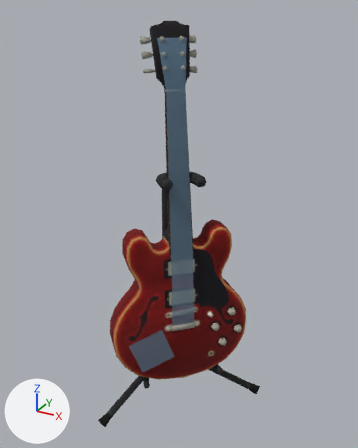
The glTF model app/static/room/models/f1645.glb as it was, and as the next commit left it.
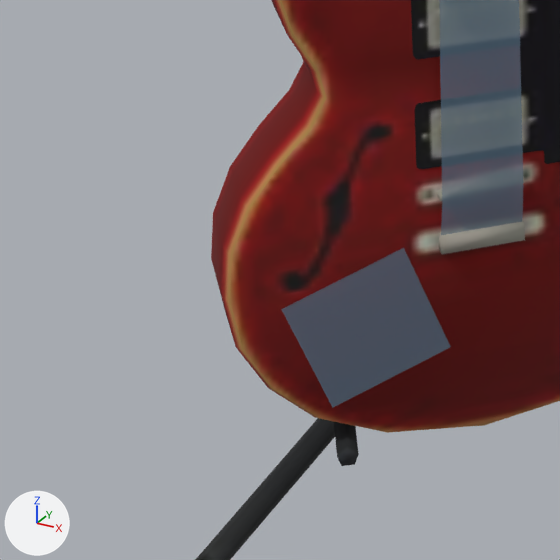
Each version appears first whole from a 50 mm lens placed at (7.93, -14.4, 15.31), pointed at (-0.24, 0.44, 7.89), and next in a close-up on the part from 15% to 57% of the width and 59% to 92% of the height. Arrows for +X, +Y and +Z are at lower left; the lights stay in place. The older version's two pictures come first. Where no turn or scale is listed for an object, it has been applied to the vertices. Vertices at exactly the same position are counted once.

The older version as bpy lines, for what is in view:
```python
me_mesh_0 = bpy.data.meshes.new('Mesh_0')
me_mesh_0.from_pydata(...)  # 727 vertices, 1195 faces; spans x 0.0..6.25, y -6.25..0.0, z 0.0..14.9
# faces by material slot: [1185, 10]
me_mesh_0.materials.append(mat_mrebody)
me_mesh_0.materials.append(mat_mrefabric)  # blue #6f8fa8
ob_mesh_0 = bpy.data.objects.new('Mesh_0', me_mesh_0)
ob_mesh_0.location = (-3.35, 3.35, -0.02)
```
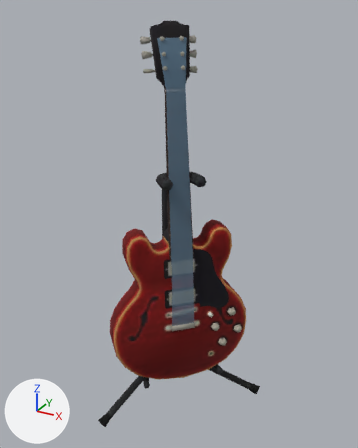
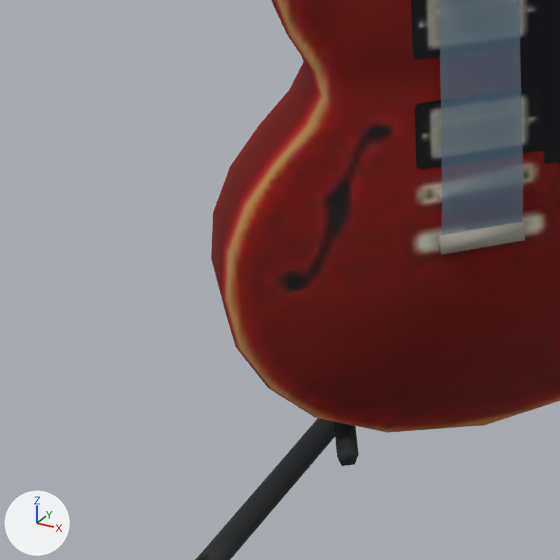
Pixel boxes [x1, y1, x2, y2] of what changed, in the close-ups (560 x 560 px):
part 1 of me_mesh_0, deleted (blue)
    before: [281, 248, 451, 408]

The change, as a diff of the scene's bpy script:
```diff
--- a/app/static/room/models/f1645.glb.py
+++ b/app/static/room/models/f1645.glb.py
@@ me_mesh_0 @@
 # used by ob_mesh_0; location = (-3.35, 3.35, -0.02)
-me_mesh_0.from_pydata(...)  # 727 vertices, 1195 faces; spans x 0.0..6.25, y -6.25..0.0, z 0.0..14.9
+me_mesh_0.from_pydata(...)  # 723 vertices, 1193 faces; spans x 0.0..6.25, y -6.25..0.0, z 0.0..14.9
+# me_mesh_0 part 1: the loose piece of 4 vertices spanning x 2.24..3.53, y -5.25..-4.03, z 2.29..4.06 is deleted
 me_mesh_0.materials.append(mat_mrebody)
```
